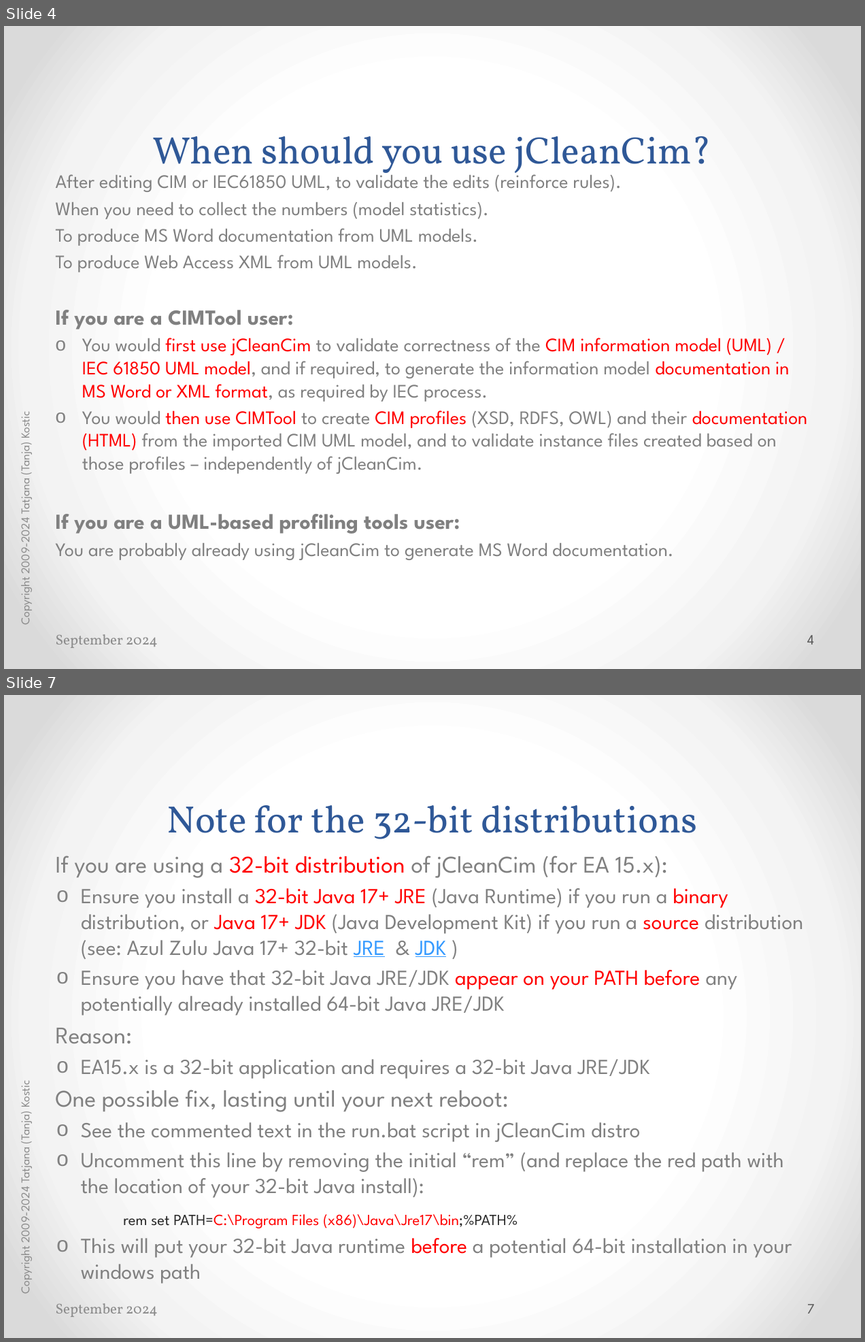
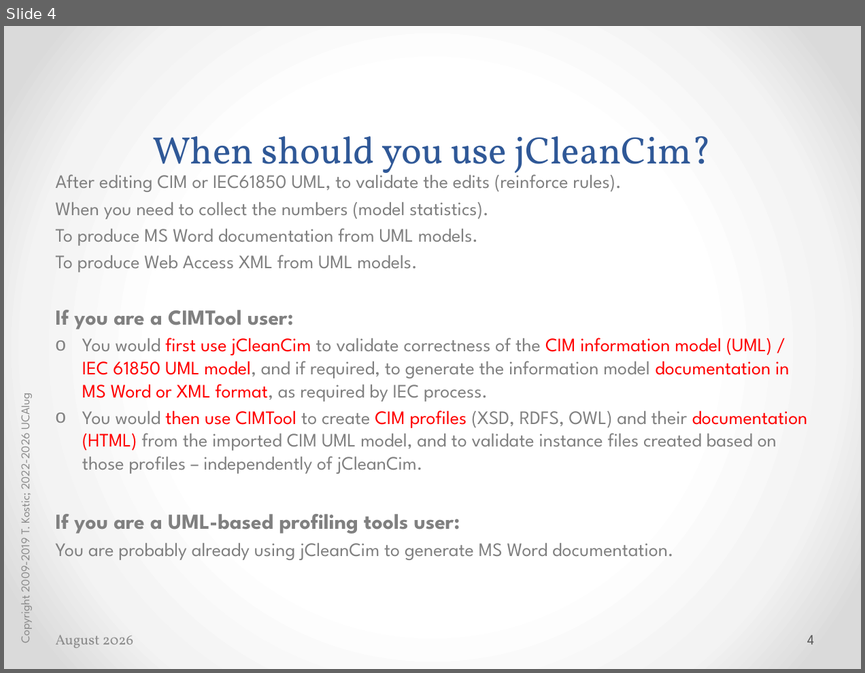
Before and after one commit to cimug-org/jCleanCim, a slide deck: doc/jCleanCimIntro.pptx. Shown one above the other, each under a label of ours: slides 4 and 7 before the commit, slide 4 after it; the slides between them are not shown. The pictures are 865x1342 and 865x673 pixels, drawn with LibreOffice and Linux fonts; fonts in the diff are those of the drawing. Boxes give left, top, right and bottom in pixels: in the first picture for what was removed or moved away, otherwise in the second. Text is boxed around its words. In the diff, an @@ line names an element or a change of style, - is before the commit and + after.

```diff
--- a/doc/jCleanCimIntro.pptx
+++ b/doc/jCleanCimIntro.pptx
@@ slide 7 removed at (x1=4, y1=695, x2=861, y2=1338), background gradient #FFFFFF to #F4F4F4 to #DADADA @@
@@ title removed at (x1=167, y1=805, x2=697, y2=839) @@
-Note for the 32-bit distributions
@@ text removed at (x1=56, y1=855, x2=803, y2=1283) @@
-If you are using a 32-bit distribution of jCleanCim (for EA 15.x):
-  o Ensure you install a 32-bit Java 17+ JRE (Java Runtime) if you run a binary distribution, or Java 17+ JDK (Java Development Kit) if you run a source distribution (see: Azul Zulu Java 17+ 32-bit JRE & JDK )
-  o Ensure you have that 32-bit Java JRE/JDK appear on your PATH before any potentially already installed 64-bit Java JRE/JDK
-Reason:
-  o EA15.x is a 32-bit application and requires a 32-bit Java JRE/JDK
-One possible fix, lasting until your next reboot:
-  o See the commented text in the run.bat script in jCleanCim distro
-  o Uncomment this line by removing the initial “rem” (and replace the red path with the location of your 32-bit Java install):
-  o This will put your 32-bit Java runtime before a potential 64-bit installation in your windows path
@@ text removed at (x1=16, y1=1083, x2=33, y2=1293) @@
-Copyright 2009-2024 Tatjana (Tanja) Kostic
@@ text removed at (x1=123, y1=1214, x2=518, y2=1228) @@
-rem set PATH=C:\Program Files (x86)\Java\Jre17\bin;%PATH%
@@ text removed at (x1=56, y1=1303, x2=158, y2=1317) @@
-September 2024
@@ page number removed at (x1=807, y1=1304, x2=815, y2=1313) @@
-7
@@ slide 4 changed as well @@
@@ text at (x1=16, y1=396, x2=33, y2=642): text changed @@
-Copyright 2009-2024 Tatjana (Tanja) Kostic
+Copyright 2009-2019 T. Kostic; 2022-2026 UCAIug
@@ text at (x1=56, y1=635, x2=134, y2=648): text changed @@
-September 2024
+August 2026
```
Also in this commit, not shown: 75 other slides changed, 53 other files.
